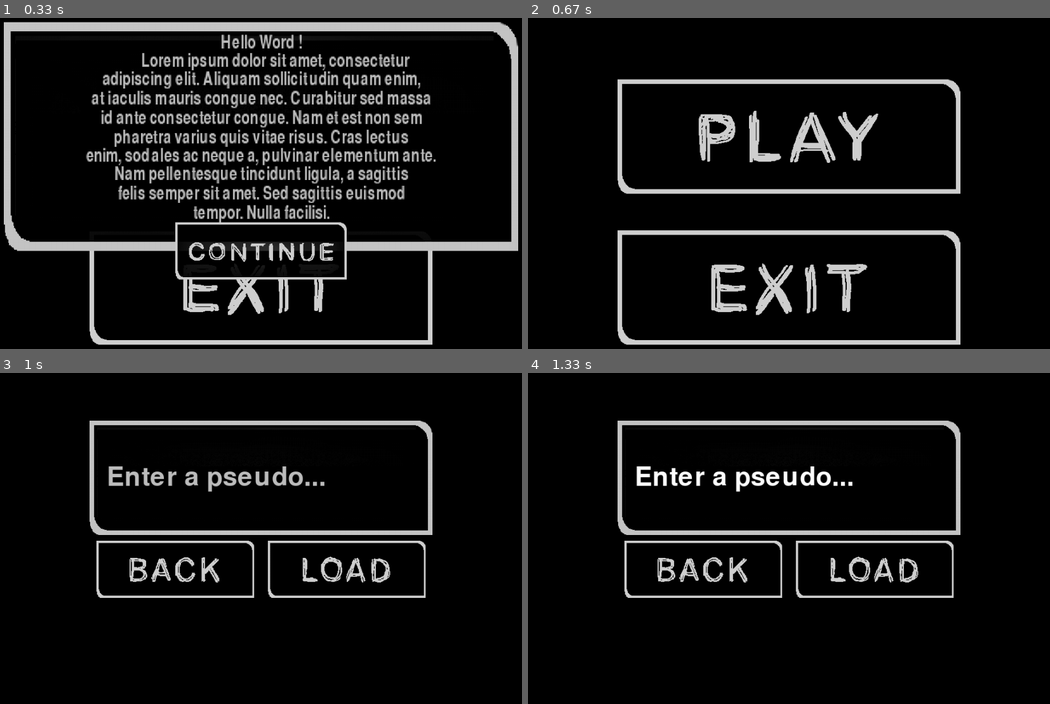
Above: before the commit, frames 1-4 (two rows, left to right).
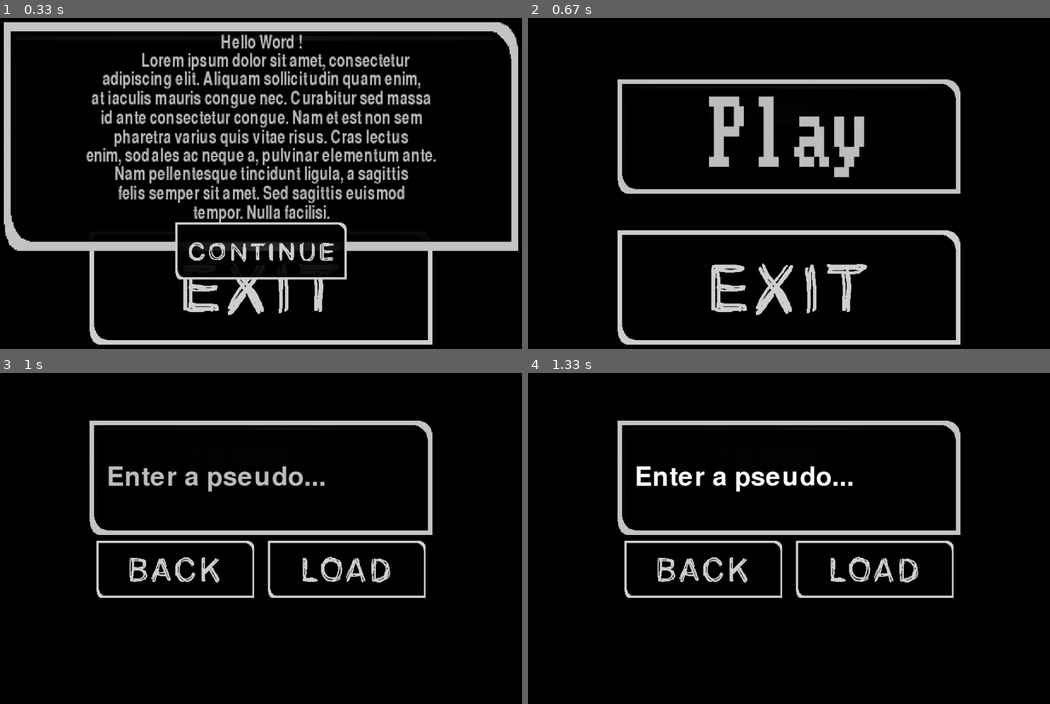
Above: after the commit, the same moments.

Repository: P4UL-M/Peer2peer-Pygame
Game: pygame game, started from main.py
Same seed, same stepped clock (60 frames per second), same inputs: the game is played once before the commit and once after it.
Inputs (mouse positions are in pixels of both pictures, inside the frame that each line leads up to):
- Up to frame 1 (0.33 s): no input
- Up to frame 2 (0.67 s): click (768, 233) at 0.38 s
- Up to frame 3 (1 s): click (261, 492) at 0.72 s
- Up to frame 4 (1.33 s): press the mouse at (789, 478) at 1.03 s; move the mouse to (731, 485) at 1.13 s; release the mouse at (668, 495) at 1.27 s

Frame 1 is identical in both runs. In frame 2, 3.2% of the frame differs, in the area x 32-68%, y 23-49%; in frame 3, nothing differs; in frame 4, nothing differs.

Commit message:
Zone de text implémentation

Diff:
--- a/lib/pygame_menu.py
+++ b/lib/pygame_menu.py
@@ -1,9 +1,14 @@
+from os import name
 import pygame as py
+from pygame.font import Font
+from pygame.surface import Surface
 from lib.tools import Vector2
 from pygame.locals import *     # PYGAME constant & functions
-from sys import exit            # exit script
+from sys import exit, flags            # exit script
 from time import time
 import textwrap
+
+from var.globals import FONT
 
 _window = None
 
@@ -155,7 +160,90 @@
 
     def Update(*args,**kargs): ...
 
-    def Empty(): ...
+class textZone(sprite):
+    """class pour ajouter automatiquement du text"""
+    def __init__(self, name, isactive=True,text_color='grey', layer=0):
+        self.name = name
+        self.position = Vector2(0,0)
+        self.scale = Vector2(50,50)
+        self.rect = None
+        self.isactive = isactive
+        self.layer = layer
+        self.handles = []
+
+        self.surface = Surface((self.scale.x,self.scale.y),flags=py.SRCALPHA)
+
+        self.text_color = text_color
+        self.FONT_PATH = FONT
+        self.FONT = py.font.Font(FONT,36)
+        self.text = None
+        self.align_center = False
+
+    def set_text(self,text,wrap_lenght=None,align_center=False,render=True):
+        self.text = text
+        self.align_center = align_center
+
+        if wrap_lenght:
+            text = ""
+            for line in self.text.split("\n"):
+                text += "\n" if text else ""
+                text += textwrap.fill(line,wrap_lenght)
+            self.text = text
+
+        if render:
+            self.render()
+
+    def render(self):
+        self.scale = self.get_text_size(self.text)
+        self.surface = py.Surface(self.scale(),flags=py.SRCALPHA)
+
+        # calcul positions
+        x = 0
+        y = 0
+        # Blit the text
+        for line in self.text.split("\n"):
+            txt_surface = self.FONT.render(line, True,self.text_color)
+            if self.align_center:
+                x = self.surface.get_width()//2 - txt_surface.get_width()//2
+            self.surface.blit(txt_surface,(x,y))
+
+            y += txt_surface.get_height()
+
+        self.surface = self.surface.convert_alpha()
+        self.actualize_scale()
+        return self.surface
+
+    def get_text_size(self,text:str):
+        max_text = text.split("\n")[0]
+        for line in text.split("\n")[1:]:
+            if self.FONT.size(max_text)[0]<self.FONT.size(line)[0]:
+                max_text = line
+
+        x = self.FONT.size(max_text)[0]
+        y = 0
+
+        for line in text.split("\n"):
+            y += self.FONT.size(line)[1]
+
+        return Vector2(x,y)
+
+    def set_font(self,name=None,size=36):
+        self.FONT = py.font.Font(name,size)
+        self.FONT_PATH = name
+
+    def size_to_scale(self,scale:Vector2):
+        """size the police size to an max area"""
+        _size = self.render().get_size()
+        text_size = 1
+        offset = 1
+
+        while offset>=1:
+            self.FONT = py.font.Font(self.FONT_PATH,int(text_size + offset))
+            _size = self.render().get_size()
+            if _size[0] > scale.x or _size[1] > scale.y:
+                break
+            else:
+                text_size += offset
 
 class Button(sprite):
     """
@@ -183,6 +271,27 @@
                     return False
         else:
             return True
+
+    def set_text(self,text,color="grey",padding=0.05):
+        _text = textZone(
+            name=f"textZone_{self.name}",
+            text_color=color
+        )
+
+        _text.set_text(text,align_center=True,render=False)
+
+        _size = Vector2(self.surface.get_width()*(1 - padding*2),self.surface.get_height()*(1 - padding*2)) if type(padding)==float else Vector2(self.surface.get_width() - padding,self.surface.get_height() - padding)
+
+        _text.size_to_scale(_size)
+
+        _render = _text.render()
+
+        _pos = (
+            self.surface.get_width()//2 - _render.get_width()//2,
+            self.surface.get_height()//2 - _render.get_height()//2
+            )
+
+        self.surface.blit(_render,_pos)
 
 class InputBox(sprite):
     """
--- a/lib/tools.py
+++ b/lib/tools.py
@@ -7,6 +7,13 @@
     def __init__(self,x,y):
         self.x = x
         self.y = y
+
+    def __str__(self) -> str:
+        return f'({self.x},{self.y})'
+
+    def __call__(self) -> tuple:
+        """return a tuple of the vector"""
+        return (self.x,self.y)
 
 def attr_exist(name,obj):
     """
--- a/main.py
+++ b/main.py
@@ -1,4 +1,3 @@
-from sys import path
 from lib.pygame_menu import *
 from var.globals import PATH
 from client_main import server
@@ -30,10 +29,12 @@
 def play_button():
     _button = Button(
         name="Play",
-        path=PATH / "assets" / "Play.png"
+        path=PATH / "assets" / "Empty_Node.png"
         )
 
     _button.set_position(Vector2(0.5,0.33))
+
+    _button.set_text("Play",color="grey",padding=0.15)
 
     @_button.on_click
     def next_menu():
--- a/var/globals.py
+++ b/var/globals.py
@@ -3,3 +3,5 @@
 
 
 PATH = Path("/".join(sys.argv[0].split("/")[:-1]) or "\\".join(sys.argv[0].split("\\")[:-1])).absolute()
+
+FONT = PATH / "assets" / "novem___.ttf"
Not shown, changed: README.md
Binary file added: assets/novem___.ttf
